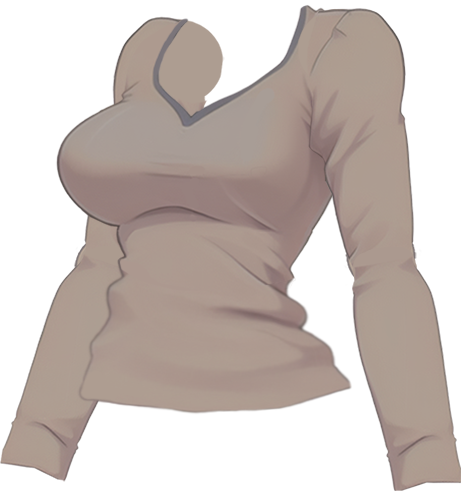
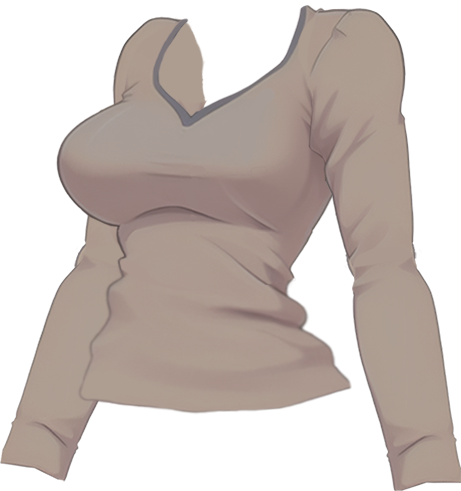
Layers edited between the first and the second 461×491 image:
painted on "RightUpperarmJoint" over (174, 17, 225, 97)
